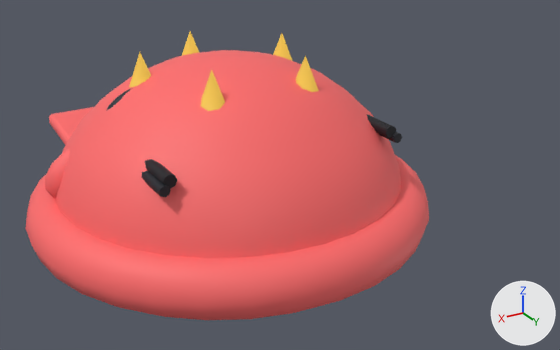
A saved change to the glTF model renderers/tower3d/assets/wear.glb.
Before and after are seen from a 50 mm camera at (0.53, 1.043, 0.422) aimed at (-0.074, 0.036, -0.082). The lights are fixed; the arrows at lower right show +X, +Y and +Z. The picture after the commit comes second. Where no turn or scale is listed for an object, it has been applied to the vertices. Vertices at exactly the same position are counted once.

Names of what the first picture shows: 'beanie_dome', 'bow_knot', 'cap_brim', 'crown_band', 'glasses_bridge', 'shades_bridge'.
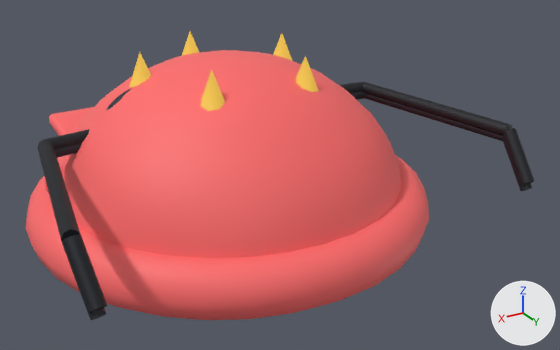
Changed parts and their boxes (x1, y1, x2, y2) in the pictures (560 x 350 px):
'shades_bridge', reshaped (mostly hidden): before (145, 115, 396, 189); after (37, 82, 534, 313)
'glasses_bridge', reshaped (mostly hidden): before (106, 63, 402, 197); after (54, 63, 532, 320)
part 1 of me_cube_001, added (mostly hidden): after (350, 91, 365, 100)
part 2 of me_cube_001, added: after (364, 93, 504, 141)
part 3 of me_cube_001, added: after (503, 140, 532, 191)
part 4 of me_cube_001, added (mostly hidden): after (54, 143, 82, 158)
part 5 of me_cube_001, added: after (88, 308, 106, 320)
part 6 of me_cube_001, deleted: before (380, 132, 402, 143)
part 7 of me_cube_001, deleted: before (142, 171, 171, 197)
part 8 of me_cube_004, added: after (340, 82, 364, 93)
part 9 of me_cube_004, added: after (363, 82, 513, 136)
part 10 of me_cube_004, added (black): after (502, 128, 534, 185)
part 11 of me_cube_004, added (black): after (45, 129, 89, 149)
part 12 of me_cube_004, added (black): after (37, 139, 81, 241)
part 13 of me_cube_004, added (black): after (61, 234, 107, 313)
part 14 of me_cube_004, deleted: before (367, 115, 396, 138)
part 15 of me_cube_004, deleted (black): before (145, 159, 177, 189)

Diff of the bpy script that builds the scene:
```diff
--- a/renderers/tower3d/assets/wear.glb.py
+++ b/renderers/tower3d/assets/wear.glb.py
@@ me_cube_001 @@
 # used by ob_glasses_bridge; location = (0.0, -0.03, 0.015)
-me_cube_001.from_pydata(...)  # 680 vertices, 1348 faces; spans x -0.207..0.207, y -0.011..0.22, z -0.102..0.072
+me_cube_001.from_pydata(...)  # 744 vertices, 1460 faces; spans x -0.345..0.345, y -0.011..0.362, z -0.102..0.072
+# me_cube_001 part 1: a new loose piece of 16 vertices spanning x -0.284..-0.189, y -0.009..0.021, z -0.014..0.004, in mat_ink (black #161a24)
+# me_cube_001 part 2: a new loose piece of 16 vertices spanning x -0.345..-0.274, y 0.01..0.304, z -0.014..0.004, in mat_ink (black #161a24)
+# me_cube_001 part 3: a new loose piece of 16 vertices spanning x -0.345..-0.321, y 0.295..0.362, z -0.076..0.001, in mat_ink (black #161a24)
+# me_cube_001 part 4: a new loose piece of 16 vertices spanning x 0.189..0.284, y -0.009..0.021, z -0.014..0.004, in mat_ink (black #161a24)
+# me_cube_001 part 5: a new loose piece of 16 vertices spanning x 0.321..0.345, y 0.295..0.362, z -0.076..0.001, in mat_ink (black #161a24)
+# me_cube_001 part 6: 16 vertices removed from x -0.198..-0.182, y 0.0..0.22, z -0.013..0.003
+# me_cube_001 part 7: 16 vertices removed from x 0.182..0.198, y 0.0..0.22, z -0.013..0.003
+# other edits to the shape of me_cube_001 do not show in these pictures
 me_cube_001.materials.append(mat_ink)
@@ me_cube_004 @@
 # used by ob_shades_bridge; location = (0.0, -0.035, 0.025)
-me_cube_004.from_pydata(...)  # 232 vertices, 444 faces; spans x -0.19..0.19, y -0.013..0.22, z -0.075..0.025
+me_cube_004.from_pydata(...)  # 296 vertices, 556 faces; spans x -0.347..0.347, y -0.013..0.369, z -0.077..0.025
+# me_cube_004 part 8: a new loose piece of 16 vertices spanning x -0.284..-0.184, y -0.011..0.023, z -0.016..0.006, in mat_lens (black #0b0f18)
+# me_cube_004 part 9: a new loose piece of 16 vertices spanning x -0.347..-0.272, y 0.01..0.309, z -0.016..0.006, in mat_lens (black #0b0f18)
+# me_cube_004 part 10: a new loose piece of 16 vertices spanning x -0.347..-0.319, y 0.298..0.369, z -0.077..0.002, in mat_lens (black #0b0f18)
+# me_cube_004 part 11: a new loose piece of 16 vertices spanning x 0.184..0.284, y -0.011..0.023, z -0.016..0.006, in mat_lens (black #0b0f18)
+# me_cube_004 part 12: a new loose piece of 16 vertices spanning x 0.272..0.347, y 0.01..0.309, z -0.016..0.006, in mat_lens (black #0b0f18)
+# me_cube_004 part 13: a new loose piece of 16 vertices spanning x 0.319..0.347, y 0.298..0.369, z -0.077..0.002, in mat_lens (black #0b0f18)
+# me_cube_004 part 14: 16 vertices removed from x -0.19..-0.17, y 0.0..0.22, z -0.015..0.005
+# me_cube_004 part 15: 16 vertices removed from x 0.17..0.19, y 0.0..0.22, z -0.015..0.005
 me_cube_004.materials.append(mat_lens)
```
